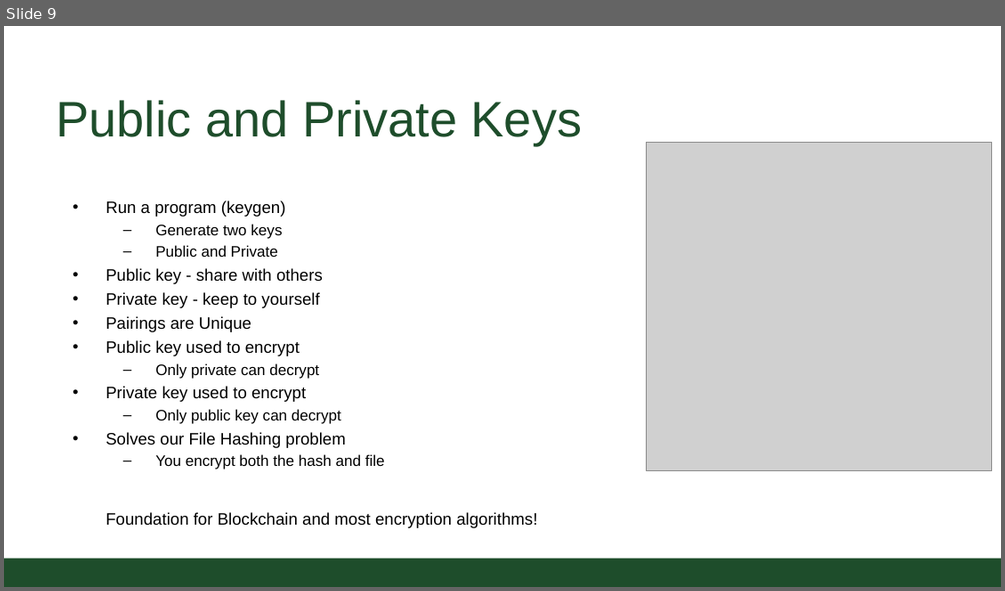
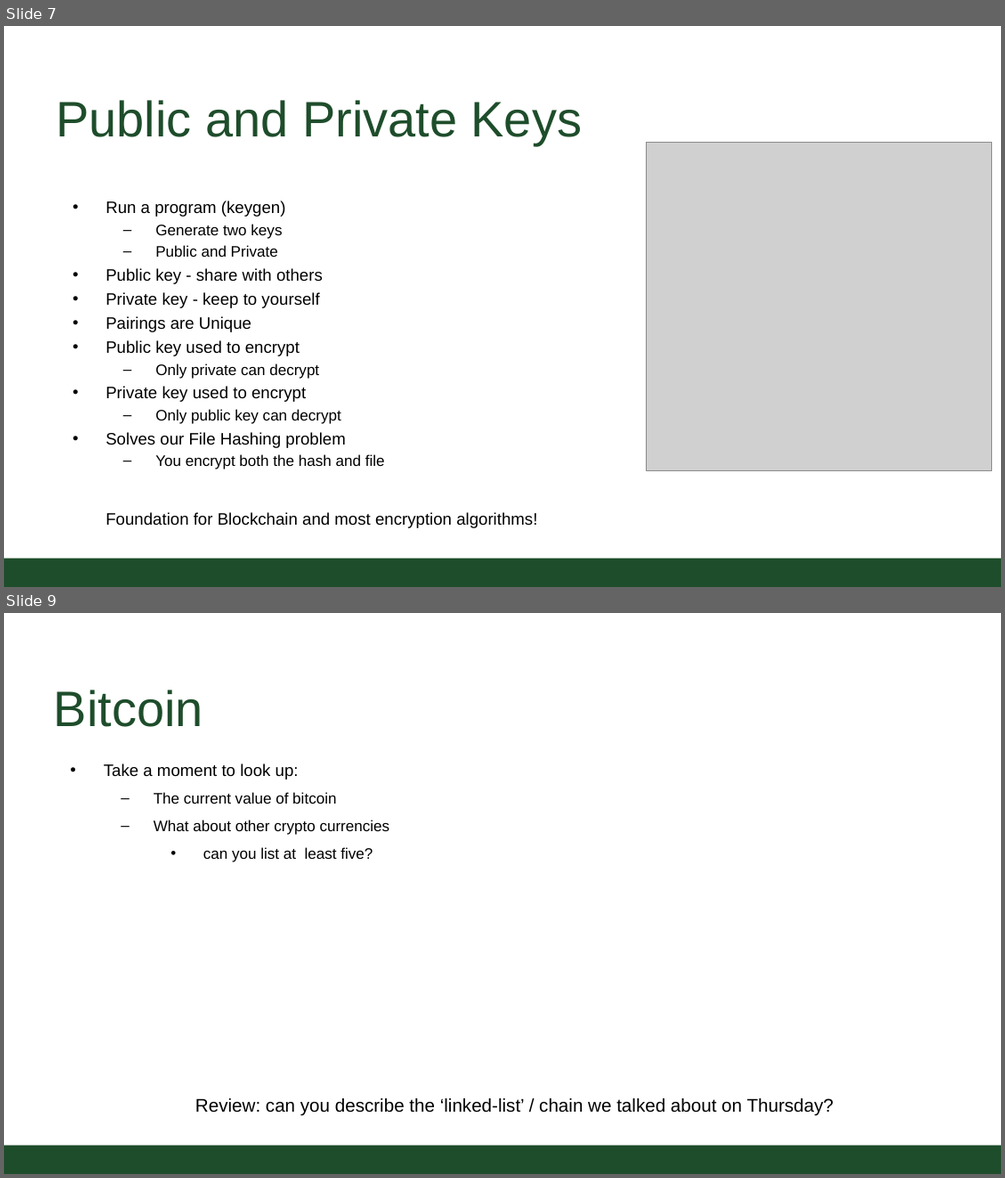
Before and after one commit to CSU-CS150B/handouts, a slide deck: Slides/On-Campus/14_01_BlockChain.pptx. Shown one above the other, each under a label of ours: slide 9 before the commit, slides 7 and 9 after it; the slides between them are not shown. The pictures are 1005x591 and 1005x1178 pixels, drawn with LibreOffice and Linux fonts; fonts in the diff are those of the drawing; grey boxes stand for pictures; background and template pictures are left out. Boxes give left, top, right and bottom in pixels: in the first picture for what was removed or moved away, otherwise in the second. Text is boxed around its words. In the diff, an @@ line names an element or a change of style, - is before the commit and + after.

```diff
--- a/Slides/On-Campus/14_01_BlockChain.pptx
+++ b/Slides/On-Campus/14_01_BlockChain.pptx
@@ slide 9 added at <box>4,613,1001,1174</box>, background #FFFFFF; not listed: 1 template element that a slide beside it also shows @@
@@ title added at <box>54,690,203,727</box>, 54.4 pt, text #1E4D2B @@
+Bitcoin
@@ text added at <box>104,763,390,862</box>, 16.6 pt, text #000000 @@
+• Take a moment to look up:
+  – The current value of bitcoin
+  – What about other crypto currencies
+    • can you list at least five?
@@ text added at <box>195,1098,833,1116</box>, 20 pt, text #000000 @@
+Review: can you describe the ‘linked-list’ / chain we talked about on Thursday?
@@ what was slide 9 is now slide 7 @@
```
Also in this commit, not shown: 1 slide changed, 4 other slides added, 3 slides removed.
